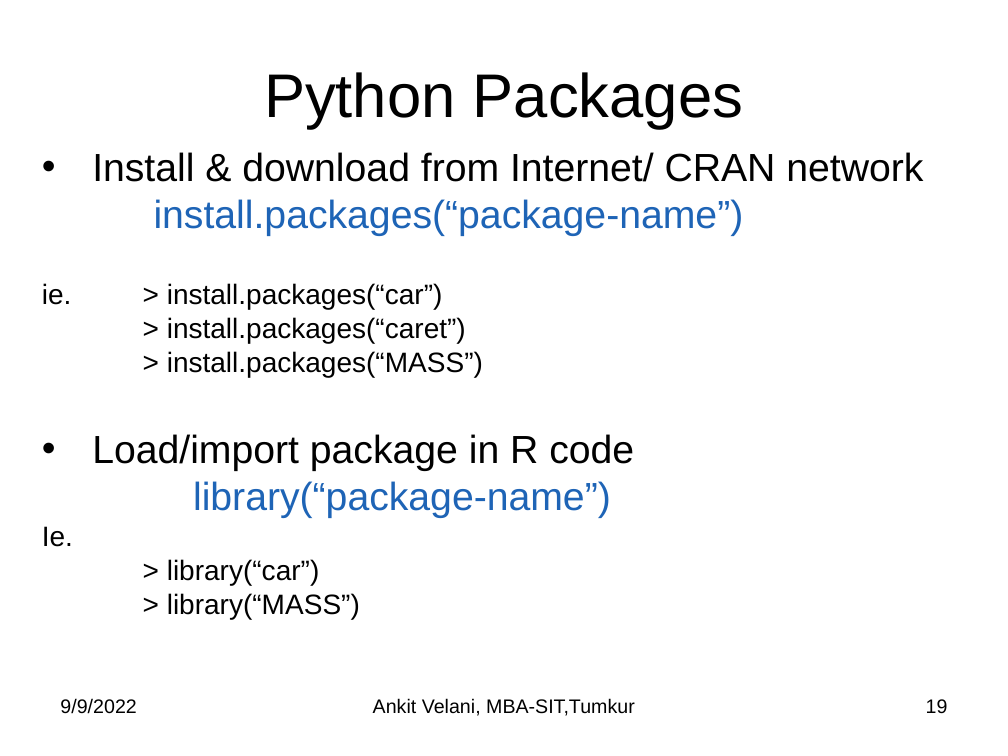
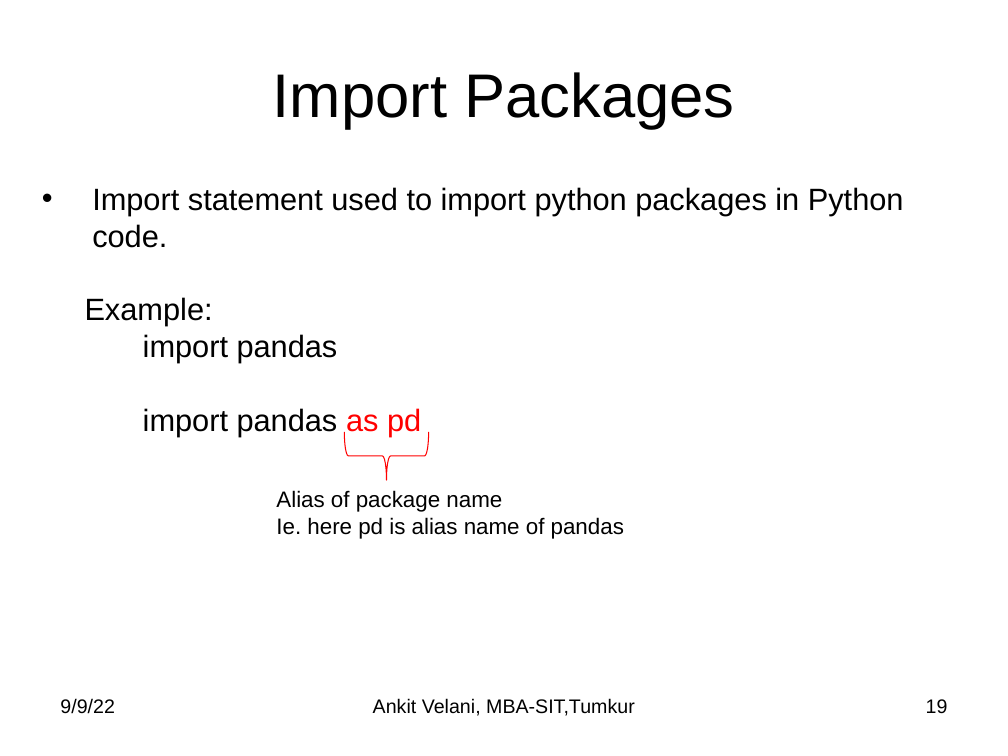
Before and after one commit to sitmbadept/sitmbadept.github.io, a slide deck: slide 19 of BDTM/Python/Unit-4-Python-Programming.pptx. Drawn at 1008x756 pixels with LibreOffice and Linux fonts; fonts in the diff are those of the drawing. Boxes give left, top, right and bottom in pixels: in the first picture for what was removed or moved away, otherwise in the second. Text is boxed around its words. In the diff, an @@ line names an element or a change of style, - is before the commit and + after.

```diff
--- a/BDTM/Python/Unit-4-Python-Programming.pptx
+++ b/BDTM/Python/Unit-4-Python-Programming.pptx
@@ title at box(273, 72, 734, 129): text changed @@
-Python Packages
+Import Packages
@@ text at box(85, 187, 904, 437): text changed; size 28 to 22 pt @@
-• Install & download from Internet/ CRAN network
-install.packages(“package-name”)
-ie. > install.packages(“car”)
-> install.packages(“caret”)
-> install.packages(“MASS”)
-• Load/import package in R code
-  library(“package-name”)
-Ie.
-> library(“car”)
-> library(“MASS”)
+• Import statement used to import python packages in Python code.
+Example:
+import pandas
+import pandas as pd
@@ left brace added at box(345, 431, 429, 480), outline #FF0000 0.75 pt @@
@@ text added at box(276, 490, 624, 539), 16 pt, text #000000 @@
+Alias of package name
+Ie. here pd is alias name of pandas
@@ text at box(60, 698, 114, 714): text changed @@
-9/9/2022
+9/9/22
```
Also in this commit, not shown: 19 other slides changed, 1 slide added, 10 slides removed, 1 other file.
